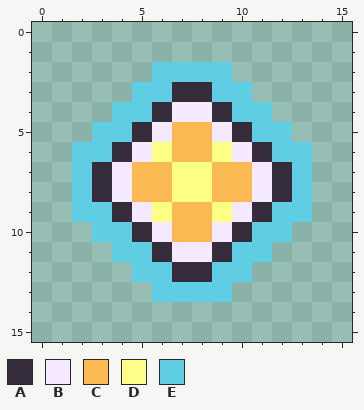
Two states of a pixel-art file, assets/icon.aseprite. The first picture shows the starting point.
16x16 pixels, 1 frame.
Palette (. is transparent): A #352d3c  B #f5e9ff  C #fbb954  D #fbff86  E #5fcde4
Pixels before, first column x 2:
 2 ....EEEE....
 3 ...EEAAEE...
 4 ..EEABBAEE..
 5 .EEABCCBAEE.
 6 EEABDCCDBAEE
 7 EABCCDDCCBAE
 8 EABCCDDCCBAE
 9 EEABDCCDBAEE
10 .EEABCCBAEE.
11 ..EEABBAEE..
12 ...EEAAEE...
13 ....EEEE....
New version:
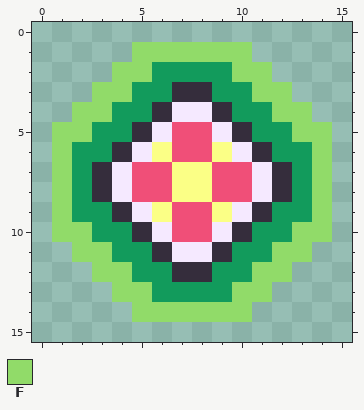
Colours new in this view: F #91db69
Changes in this commit:
Colour C changes from #fbb954 to #f04f78.
Colour E changes from #5fcde4 to #129b5c.
Colour F is added in row 1 at x 5 to 10; in row 2 at x 4 to 5 and 10 to 11; in row 3 at x 3 to 4 and 11 to 12; in row 4 at x 2 to 3 and 12 to 13; in row 5 at x 1 to 2 and 13 to 14; in rows 6 to 9 at x 1 and 14.
Colour F is added in row 10 at x 1 to 2 and 13 to 14; in row 11 at x 2 to 3 and 12 to 13; in row 12 at x 3 to 4 and 11 to 12; in row 13 at x 4 to 5 and 10 to 11; in row 14 at x 5 to 10.
Where, in picture pixels (left, top, right, bottom), the same in both pictures:
changed: (52, 42, 332, 322)
